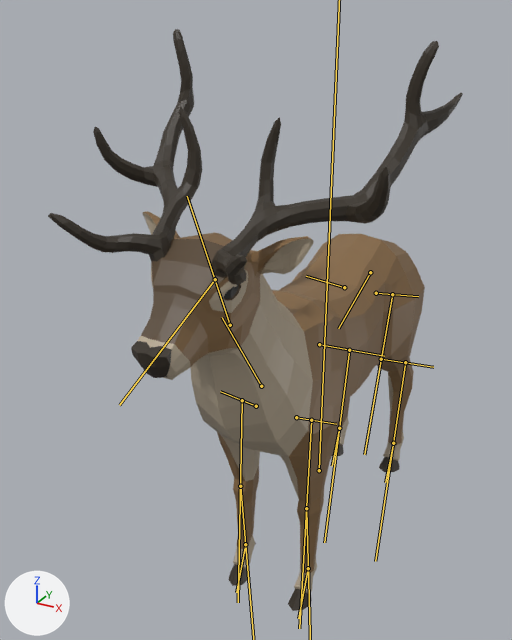
The glTF model public/dunia-hewan/models/stag.glb, before and after one commit.
Both versions are drawn from a 50 mm camera at (1.04, -2.5, 2.22) aimed at (-0.14, -0.34, 1.14). Lighting does not change. The marker at lower left points along +X, +Y and +Z. The older version comes first. The bones that change are drawn over the model as lines.
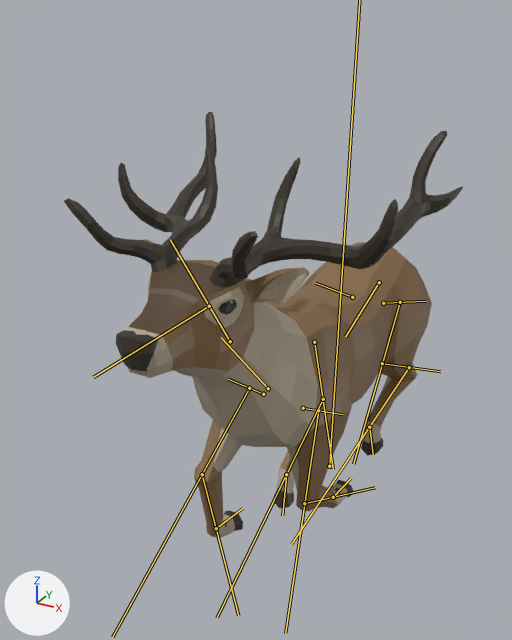
The newer file adds an action. The first version stands in its rest pose; the second is drawn at frame 4 of the action 'Gallop'.

Boxes [x1, y1, x2, y2] around the edits, measured in the pictures (512 x 640 px):
'Cube', posed (18% shorter): before [144, 211, 425, 574]; after [144, 239, 432, 537]
'Stag_Horns', posed (32% shorter): before [48, 29, 463, 285]; after [64, 112, 463, 287]
'Cube_2', posed: before [137, 212, 404, 594]; after [125, 264, 391, 538]
'Cube_3', posed (10% wider, 28% shorter): before [141, 239, 241, 344]; after [129, 260, 239, 335]
'Cube_1', posed (25% shorter): before [131, 341, 400, 611]; after [116, 330, 383, 531]
bone 'Back', root to tip: before (370, 272) to (338, 328); after (379, 282) to (345, 336)
bone 'Neck1', root to tip: before (261, 386) to (222, 317); after (268, 388) to (221, 337)
bone 'Neck3', root to tip: before (230, 325) to (187, 196); after (230, 341) to (170, 239)
bone 'Head', root to tip: before (215, 279) to (119, 405); after (209, 306) to (93, 377)
bone 'FrontShoulderL', root to tip: before (296, 417) to (336, 424); after (303, 408) to (343, 414)
bone 'FrontUpperLegL', root to tip: before (311, 420) to (299, 628); after (318, 410) to (285, 633)
bone 'FrontShoulderR', root to tip: before (256, 406) to (220, 391); after (263, 394) to (228, 379)
bone 'FrontUpperLegR', root to tip: before (242, 400) to (238, 602); after (249, 388) to (112, 637)
bone 'BackShoulderL', root to tip: before (376, 293) to (418, 296); after (383, 303) to (426, 301)
bone 'BackLegL', root to tip: before (392, 294) to (364, 454); after (400, 302) to (353, 464)
bone 'BackUpperLegL', root to tip: before (381, 359) to (433, 367); after (382, 363) to (440, 371)
bone 'BackLowerLegL', root to tip: before (405, 362) to (375, 561); after (409, 367) to (291, 544)
bone 'BackShoulderR', root to tip: before (344, 287) to (306, 276); after (352, 297) to (315, 283)
bone 'BackUpperLegR', root to tip: before (319, 344) to (384, 356); after (314, 342) to (333, 469)
bone 'BackLowerLegR', root to tip: before (349, 350) to (324, 542); after (323, 399) to (217, 617)
bone 'IKBackLegL', root to tip: before (393, 443) to (385, 482); after (369, 427) to (373, 454)
bone 'IKFrontLegL', root to tip: before (308, 568) to (298, 618); after (333, 497) to (351, 478)
bone 'IKBackLegR', root to tip: before (339, 428) to (332, 466); after (286, 474) to (282, 515)
bone 'IKFrontLegR', root to tip: before (245, 544) to (236, 592); after (216, 528) to (243, 508)

The edits, one by one:
Bone 'Body' (bone_body) moves from (0.0, 0.0, 0.0) to (0.06, -0.02, -0.17).
Bone 'Body' (bone_body) turns from (0, 0, 0) to (-2, -1, 0) degrees about its own x, y and z.
Bone 'Back' (bone_back) moves from (0.0, 0.0, 0.0) to (0.0, 0.17, 0.02).
Bone 'Neck1' (bone_neck1) turns from (0, 0, 0) to (-10, 0, 0) degrees about its own x, y and z.
Bone 'Neck3' (bone_neck3) turns from (0, 0, 0) to (-3, 0, 0) degrees about its own x, y and z.
Bone 'Head' (bone_head) turns from (0, 0, 0) to (32, 0, 1) degrees about its own x, y and z.
Bone 'FrontShoulderL' (bone_frontshoulderl) moves from (0.0, 0.0, 0.0) to (-0.14, 0.02, -0.01).
Bone 'FrontUpperLegL' (bone_frontupperlegl) turns from (0, 0, 0) to (-5, 0, 2) degrees about its own x, y and z.
Bone 'FrontLowerLegL' (bone_frontlowerlegl) turns from (0, 0, 0) to (-60, 0, 0) degrees about its own x, y and z.
Bone 'FrontShoulderR' (bone_frontshoulderr) moves from (0.0, 0.0, 0.0) to (0.16, 0.02, -0.02).
Bone 'FrontUpperLegR' (bone_frontupperlegr) turns from (0, 0, 0) to (-57, -1, 1) degrees about its own x, y and z.
Bone 'FrontLowerLegR' (bone_frontlowerlegr) turns from (0, 0, 0) to (-69, 0, 0) degrees about its own x, y and z.
Bone 'BackShoulderL' (bone_backshoulderl) turns from (0, 0, 0) to (-3, -24, 8) degrees about its own x, y and z.
Bone 'BackLegL' (bone_backlegl) turns from (0, 0, 0) to (3, -2, 5) degrees about its own x, y and z.
Bone 'BackUpperLegL' (bone_backupperlegl) turns from (0, 0, 0) to (23, 3, 3) degrees about its own x, y and z.
Bone 'BackLowerLegL' (bone_backlowerlegl) turns from (0, 0, 0) to (63, 2, -1) degrees about its own x, y and z.
Bone 'BackShoulderR' (bone_backshoulderr) turns from (0, 0, 0) to (-1, 39, -3) degrees about its own x, y and z.
Bone 'BackUpperLegR' (bone_backupperlegr) turns from (0, 0, 0) to (3, 0, 0) degrees about its own x, y and z.
Bone 'BackLowerLegR' (bone_backlowerlegr) turns from (0, 0, 0) to (14, 0, -1) degrees about its own x, y and z.
Bone 'IKBackLegL' (bone_ikbacklegl) moves from (0.0, 0.0, 0.0) to (0.0, -0.39, -1.28).
Bone 'IKBackLegL' (bone_ikbacklegl) turns from (0, 0, 0) to (44, 0, 0) degrees about its own x, y and z.
Bone 'IKFrontLegL' (bone_ikfrontlegl) moves from (0.0, 0.0, 0.0) to (0.0, -0.69, 0.37).
Bone 'IKFrontLegL' (bone_ikfrontlegl) turns from (0, 0, 0) to (101, 0, 0) degrees about its own x, y and z.
Bone 'IKBackLegR' (bone_ikbacklegr) moves from (0.0, 0.0, 0.0) to (0.0, 0.35, -1.63).
Bone 'IKBackLegR' (bone_ikbacklegr) turns from (0, 0, 0) to (12, 0, 0) degrees about its own x, y and z.
Bone 'IKFrontLegR' (bone_ikfrontlegr) moves from (0.0, 0.0, 0.0) to (0.0, -0.38, -0.77).
Bone 'IKFrontLegR' (bone_ikfrontlegr) turns from (0, 0, 0) to (99, 0, 0) degrees about its own x, y and z.
